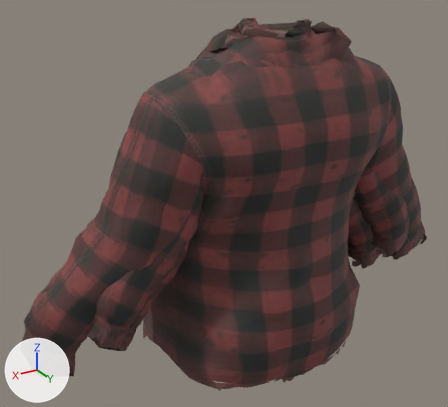
The glTF model game/public/assets/models/outfit-flannel-t25.glb: old version first, new version second.
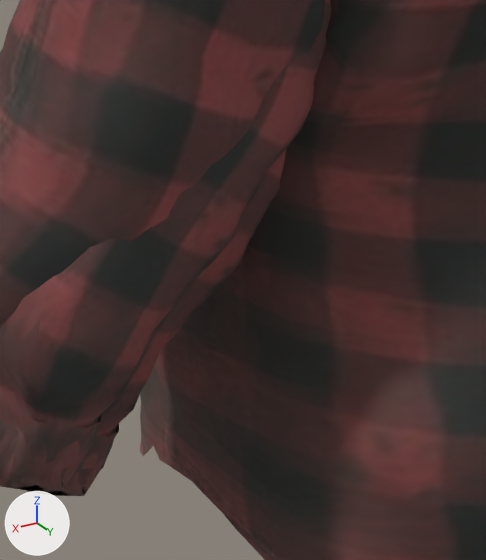
The first picture shows the older version from a 50 mm camera at (0.738, 1.117, 1.73) aimed at (0.047, -0.034, 1.154). The close-ups show the older and then the newer version on the part from 22% to 56% of the width and 48% to 91% of the height of that picture. Only the edits that show in the close-ups are written down. The axes (+X, +Y, +Z) are drawn at lower left. The lights are the same throughout.

The first close-up shows 'Outfit_flannel__courier', 'Outfit_flannel__heavyset', 'Outfit_flannel__tall'.
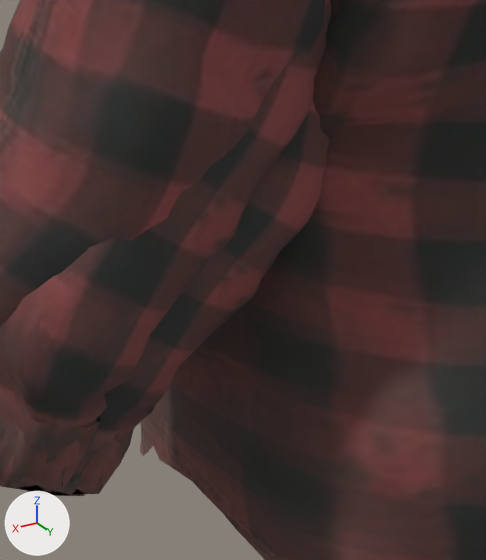
The change, as a list of edits to the scene's bpy script:
```text
Add me_outfit_flannel__palerevenant:
    me_outfit_flannel__palerevenant.from_pydata(...)  # 3376 vertices, 6496 faces; spans x -0.395..0.415, y -0.106..0.196, z 0.753..1.454
    me_outfit_flannel__palerevenant.materials.append(mat_outfit_flannelmaterial)
Add ob_outfit_flannel__palerevenant:
    ob_outfit_flannel__palerevenant = bpy.data.objects.new('Outfit_flannel__paleRevenant', me_outfit_flannel__palerevenant)
    ob_outfit_flannel__palerevenant.location = (0.0, 0.0, 0.0)
```

Where the change shows, as pixel boxes (x1, y1, x2, y2) in the close-ups (486 x 560 px):
'Outfit_flannel__paleRevenant', added: after (57, 101, 329, 495)
'Outfit_flannel__tall', unchanged, covered by the edit: before (27, 149, 286, 496); after (27, 490, 85, 496)
